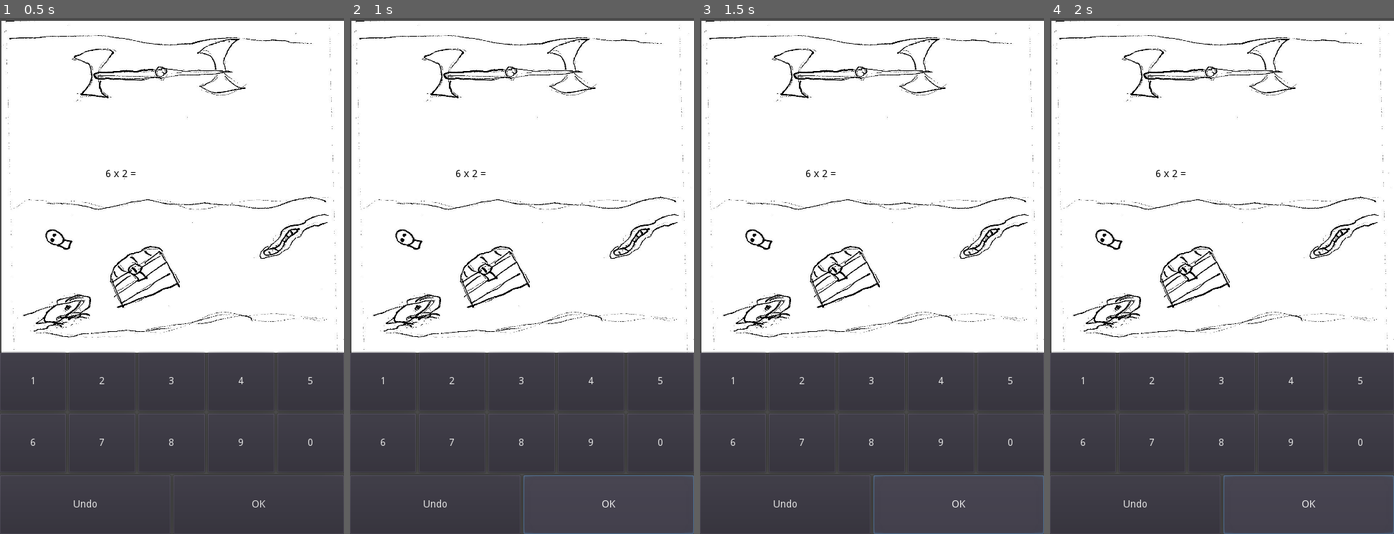
Above: before the commit, frames 1-4 (left to right).
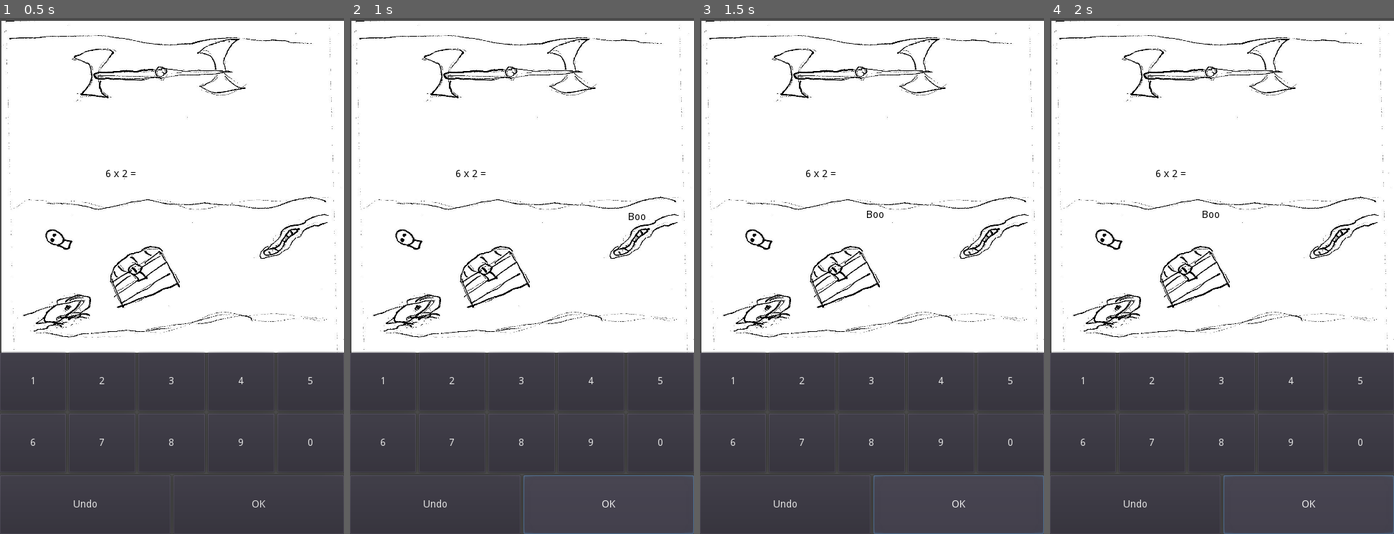
Above: after the commit, the same moments.

Repository: the-g-force/FamJam-May2020
Game: Godot game, scene res://src/DefaultScene.tscn
The game is run twice, just before and just after one commit, with the same random seed, the same clock (stepped at 60 frames per second) and the same inputs.
Inputs:
- Up to frame 1 (0.5 s): no input
- Up to frame 2 (1 s): click "OK" at 0.5 s
- Up to frame 3 (1.5 s): click "OK" at 1.25 s
- Up to frame 4 (2 s): no input

Frame 1 is identical in both runs. In frame 2, less than 0.1% of the frame differs, in the area x 81-86%, y 37-40%; in frame 3, less than 0.1%; in frame 4, less than 0.1%.

Commit message:
Add flying label when win/lose

Diff:
--- a/project/src/DefaultScene.gd
+++ b/project/src/DefaultScene.gd
@@ -14,4 +14,8 @@
 
 func _on_OnScreenKeyboard_ok_pressed():
 	if $Answer/Label.text == str($ProblemGenerator.problem):
-		print("Yay")
+		$Label.text = "Yay"
+		$AnimationPlayer.play("WIN")
+	else:
+		$Label.text = "Boo"
+		$AnimationPlayer.play("WIN")
--- a/project/src/DefaultScene.tscn
+++ b/project/src/DefaultScene.tscn
@@ -1,10 +1,26 @@
-[gd_scene load_steps=6 format=2]
+[gd_scene load_steps=7 format=2]
 
 [ext_resource path="res://src/OnScreenKeyboard.tscn" type="PackedScene" id=1]
 [ext_resource path="res://src/DefaultScene.gd" type="Script" id=2]
 [ext_resource path="res://src/DynamicNumberLabel.tscn" type="PackedScene" id=3]
 [ext_resource path="res://src/ProblemGenerator.tscn" type="PackedScene" id=4]
 [ext_resource path="res://assets/art.jpg" type="Texture" id=5]
+
+[sub_resource type="Animation" id=1]
+resource_name = "WIN"
+length = 3.0
+tracks/0/type = "value"
+tracks/0/path = NodePath("Label:rect_position")
+tracks/0/interp = 1
+tracks/0/loop_wrap = true
+tracks/0/imported = false
+tracks/0/enabled = true
+tracks/0/keys = {
+"times": PoolRealArray( 0, 1, 2, 3 ),
+"transitions": PoolRealArray( 1, 1, 1, 1 ),
+"update": 0,
+"values": [ Vector2( 522.87, 272.878 ), Vector2( 211.705, 267.86 ), Vector2( 211.705, 267.86 ), Vector2( 496.342, 273.595 ) ]
+}
 
 [node name="DefaultScene" type="Control"]
 anchor_right = 1.0
@@ -40,6 +56,20 @@
 margin_top = 198.261
 margin_right = 174.435
 margin_bottom = 238.261
+
+[node name="Label" type="Label" parent="."]
+margin_left = 496.342
+margin_top = 273.595
+margin_right = 536.342
+margin_bottom = 287.595
+custom_colors/font_color = Color( 0, 0, 0, 1 )
+text = "Yay"
+__meta__ = {
+"_edit_use_anchors_": false
+}
+
+[node name="AnimationPlayer" type="AnimationPlayer" parent="."]
+anims/WIN = SubResource( 1 )
 [connection signal="backspace_pressed" from="OnScreenKeyboard" to="." method="_on_OnScreenKeyboard_backspace_pressed"]
 [connection signal="number_pressed" from="OnScreenKeyboard" to="." method="_on_OnScreenKeyboard_number_pressed"]
 [connection signal="ok_pressed" from="OnScreenKeyboard" to="." method="_on_OnScreenKeyboard_ok_pressed"]
